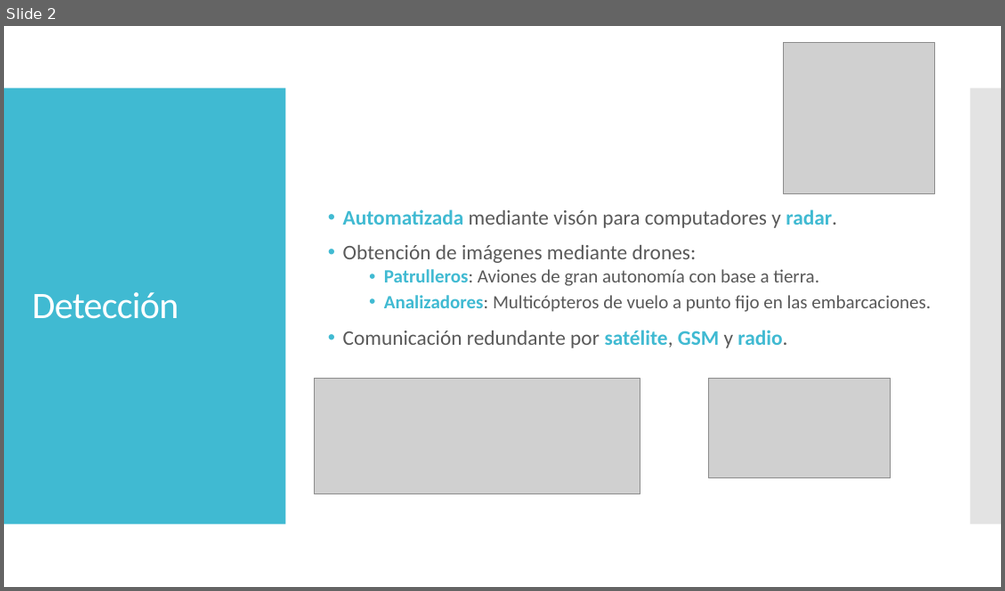
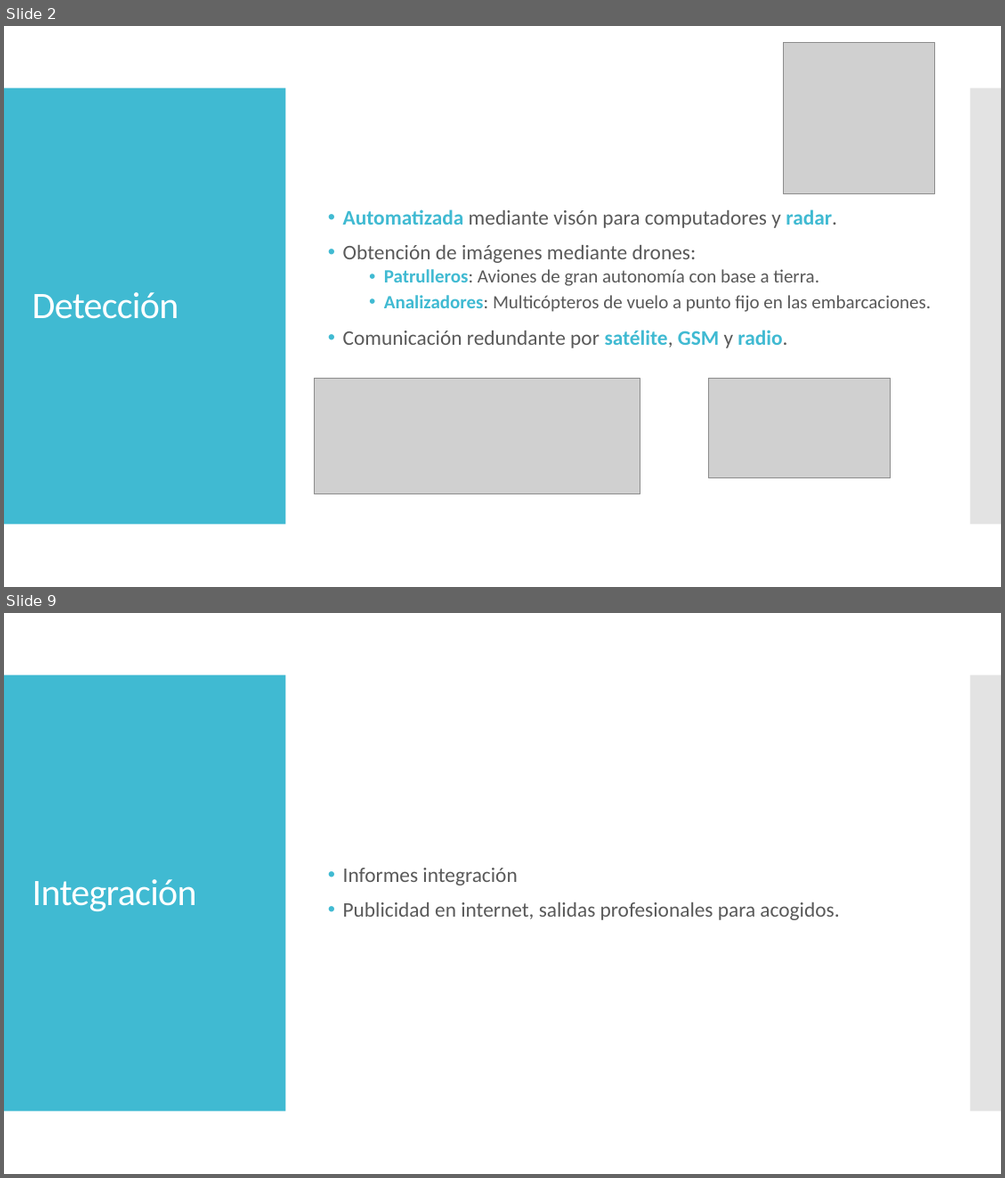
Before and after one commit to jaumecolom/hackeseiaat, a slide deck: PRESENTACION/Presentacion.pptx. Shown one above the other, each under a label of ours: slide 2 before the commit, slides 2 and 9 after it; the slides between them are not shown. The pictures are 1005x591 and 1005x1178 pixels, drawn with LibreOffice and Linux fonts; fonts in the diff are those of the drawing; grey boxes stand for pictures. Boxes give left, top, right and bottom in pixels: in the first picture for what was removed or moved away, otherwise in the second. Text is boxed around its words. In the diff, an @@ line names an element or a change of style, - is before the commit and + after.

```diff
--- a/PRESENTACION/Presentacion.pptx
+++ b/PRESENTACION/Presentacion.pptx
@@ slide 9 added at [4,613,1001,1174], background #FFFFFF; not listed: 2 template elements that a slide beside it also shows @@
@@ title added at [32,879,197,911], 36 pt, text #FFFFFF @@
+Integración
@@ text added at [343,868,839,920], 20 pt, text #595959 @@
+• Informes integración
+• Publicidad en internet, salidas profesionales para acogidos.
```
Also in this commit, not shown: 1 slide changed, 5 other slides added, 4 slides removed.
